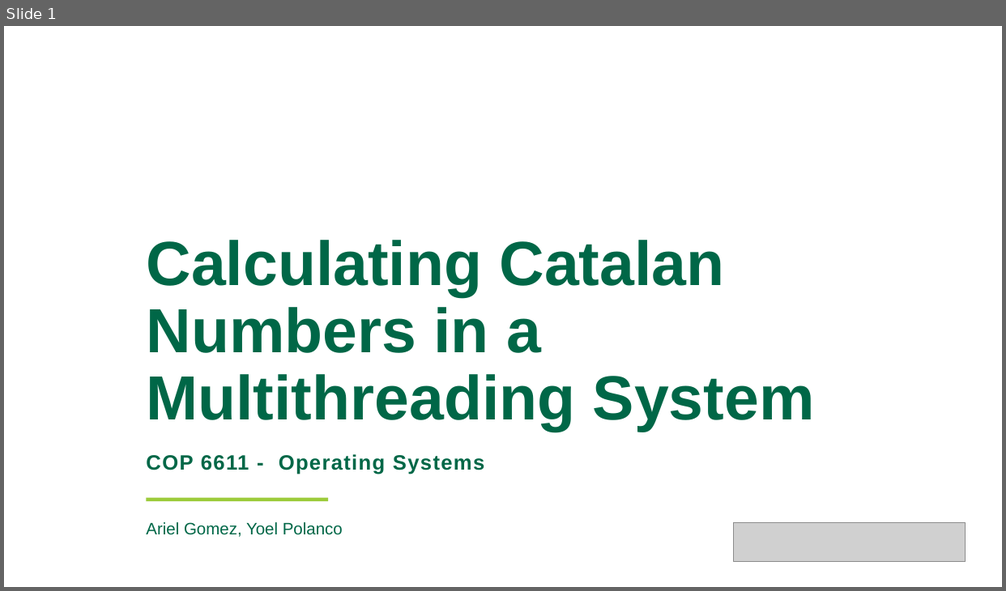
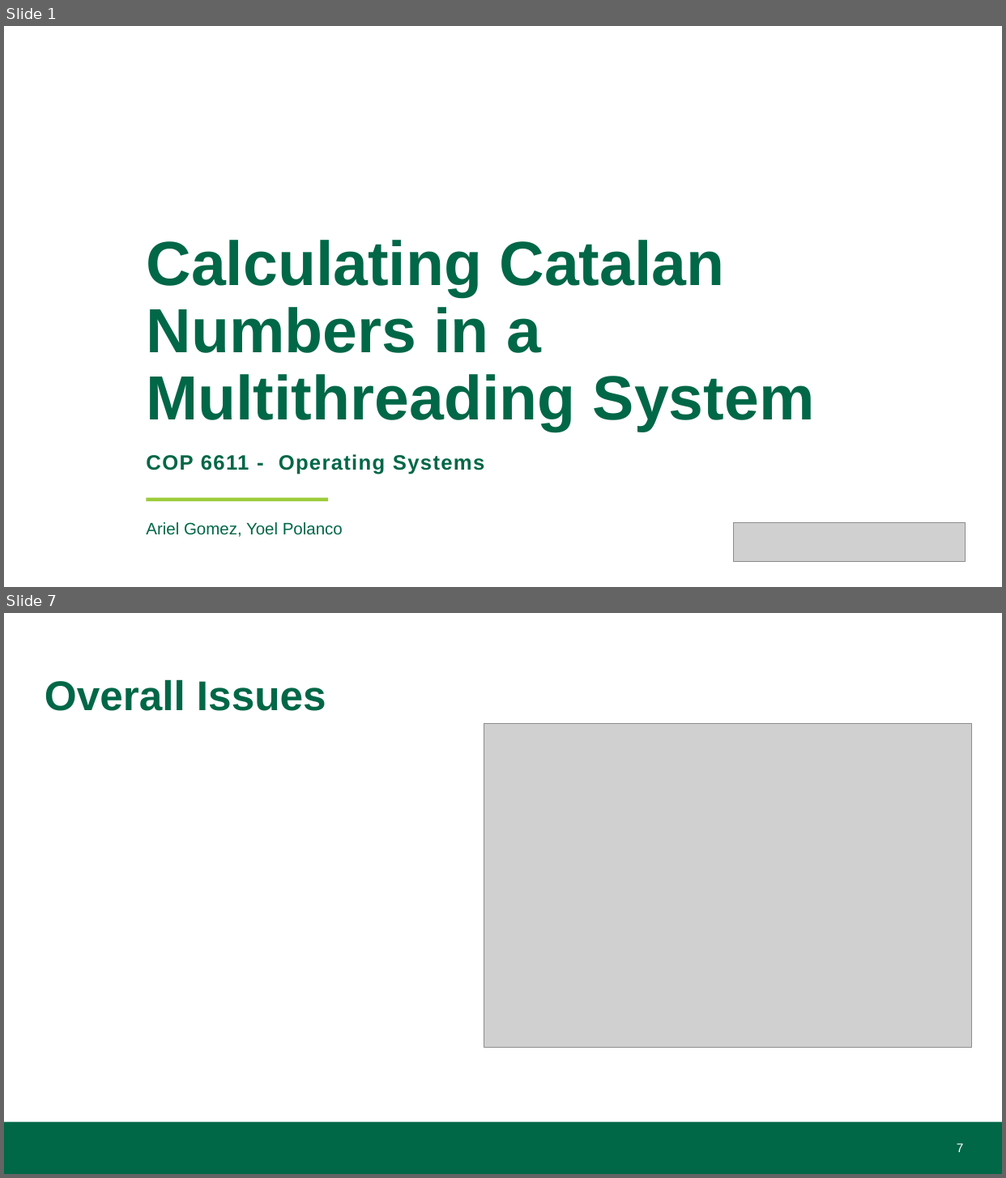
Before and after one commit to KS-AO-HUB/OS-Group-Project, a slide deck: catalan.pptx. Shown one above the other, each under a label of ours: slide 1 before the commit, slides 1 and 7 after it; the slides between them are not shown. The pictures are 1006x591 and 1006x1178 pixels, drawn with LibreOffice and Linux fonts; fonts in the diff are those of the drawing; grey boxes stand for pictures; background and template pictures are left out. Boxes give left, top, right and bottom in pixels: in the first picture for what was removed or moved away, otherwise in the second. Text is boxed around its words. In the diff, an @@ line names an element or a change of style, - is before the commit and + after.

```diff
--- a/catalan.pptx
+++ b/catalan.pptx
@@ slide 7 added at (x1=4, y1=613, x2=1002, y2=1174), background #FFFFFF @@
@@ title added at (x1=44, y1=679, x2=326, y2=711), 40 pt, text #006747, bold @@
+Overall Issues
@@ picture added at (x1=484, y1=724, x2=971, y2=1047) @@
@@ rectangle added at (x1=4, y1=1122, x2=1002, y2=1174), fill #006747 @@
@@ page number added at (x1=957, y1=1144, x2=964, y2=1152), 12 pt, text #FFFFFF @@
+7
```
Also in this commit, not shown: 8 slides changed, 3 other slides added, 2 slides removed, 1 other file.
